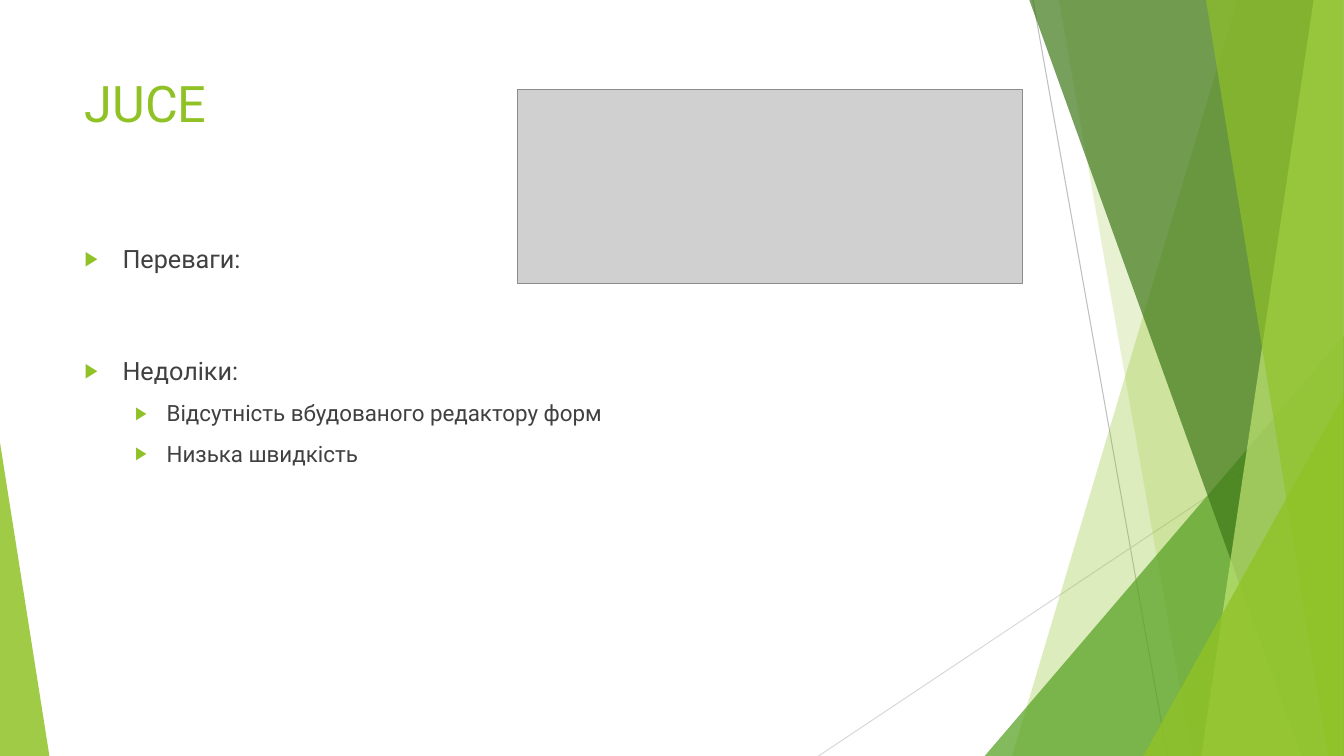
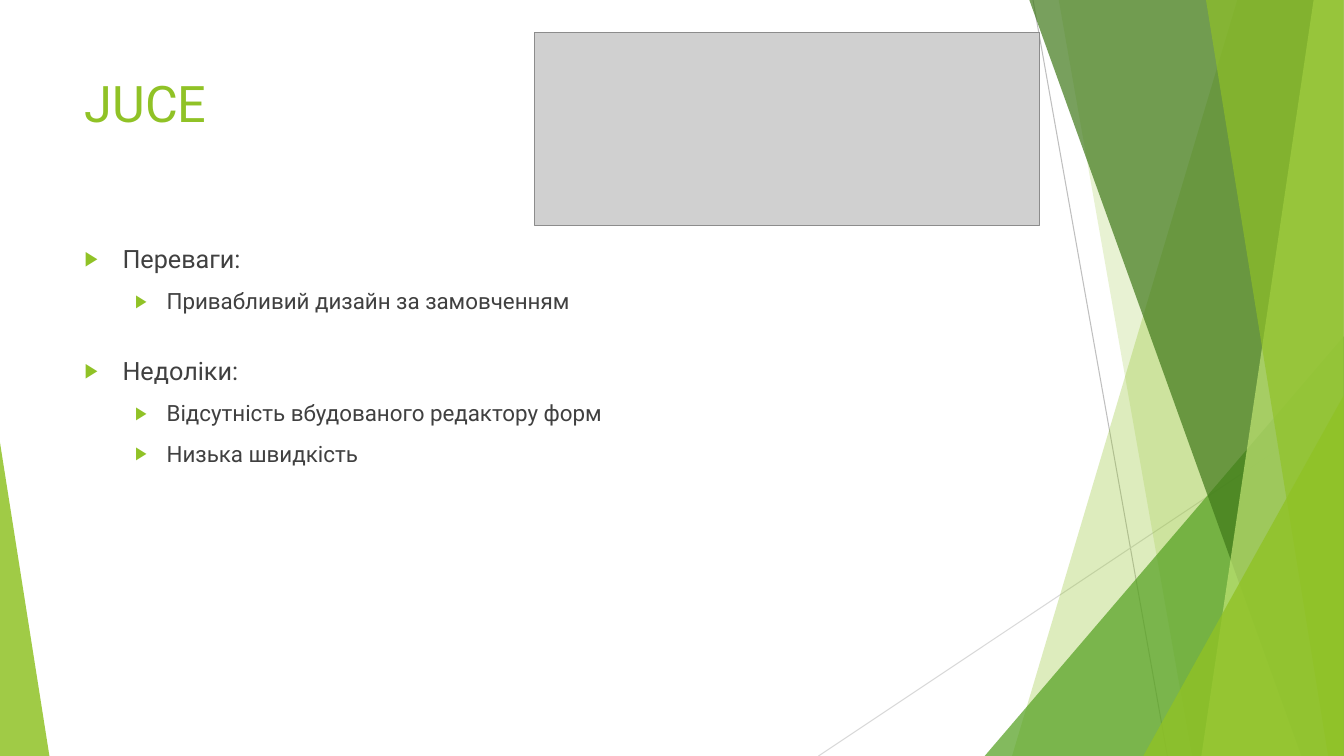
Before and after one commit to BohdanRozov/Boida27, a slide deck: slide 6 of Курсова робота на тему.pptx (slide 5 before the commit). Drawn at 1344x756 pixels with LibreOffice and Linux fonts; fonts in the diff are those of the drawing; grey boxes stand for pictures. Boxes give left, top, right and bottom in pixels: in the first picture for what was removed or moved away, otherwise in the second. Text is boxed around its words. In the diff, an @@ line names an element or a change of style, - is before the commit and + after.

Commit message:
Work on the ppt 1

```diff
--- a/Курсова робота на тему.pptx
+++ b/Курсова робота на тему.pptx
@@ picture: place and size @@
-picture at [517, 90, 1022, 283]
+picture at [534, 32, 1040, 226]
@@ text at [167, 292, 569, 314]: paragraph added @@
+  ▶ Привабливий дизайн за замовченням
```
Also in this commit, not shown: 2 other slides changed, 3 slides added.
